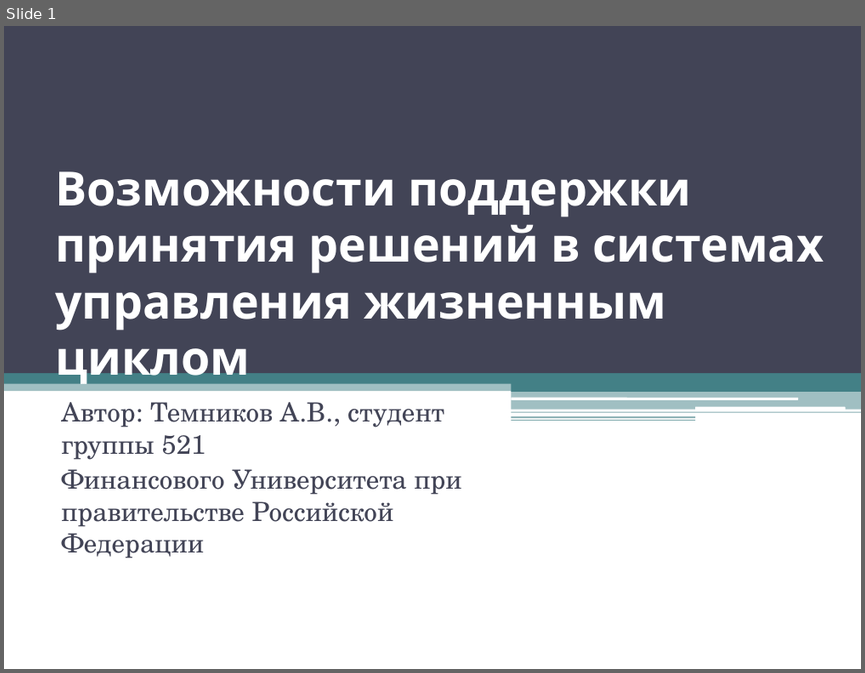
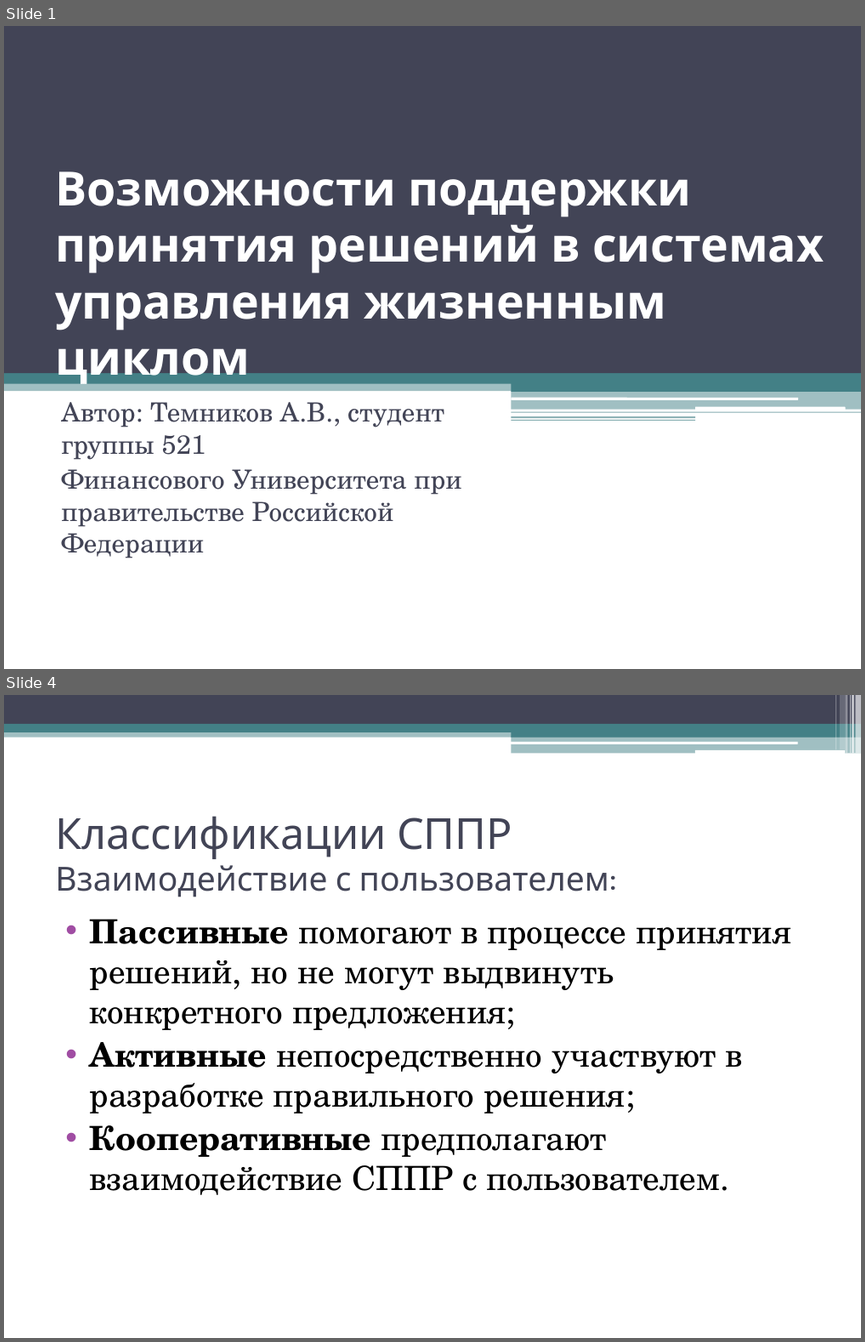
Before and after one commit to andreytemn/university, a slide deck: 5kurs/graf/Tem521PPRpresent.pptx. Shown one above the other, each under a label of ours: slide 1 before the commit, slides 1 and 4 after it; the slides between them are not shown. The pictures are 865x673 and 865x1342 pixels, drawn with LibreOffice and Linux fonts; fonts in the diff are those of the drawing. Boxes give left, top, right and bottom in pixels: in the first picture for what was removed or moved away, otherwise in the second. Text is boxed around its words. In the diff, an @@ line names an element or a change of style, - is before the commit and + after.

```diff
--- a/5kurs/graf/Tem521PPRpresent.pptx
+++ b/5kurs/graf/Tem521PPRpresent.pptx
@@ slide 4 added at [4, 695, 861, 1338], background #FFFFFF @@
@@ rectangle added at [4, 695, 861, 724], fill #424456 @@
@@ rectangle added at [835, 695, 836, 750], fill #FFFFFF at 30% opacity @@
@@ rectangle added at [840, 695, 845, 750], fill #FFFFFF at 20% opacity @@
@@ rectangle added at [846, 695, 848, 754], fill #FFFFFF at 40% opacity @@
@@ rectangle added at [850, 695, 851, 754], fill #FFFFFF at 60% opacity @@
@@ rectangle added at [851, 695, 854, 754], fill #FFFFFF at 65% opacity @@
@@ rectangle added at [856, 695, 861, 754], fill #FFFFFF at 65% opacity @@
@@ rectangle added at [4, 729, 861, 737], fill #438086 at 50% opacity @@
@@ rectangle added at [4, 724, 861, 732], fill #438086 @@
@@ rounded rectangle added at [511, 741, 797, 743], fill #FFFFFF @@
@@ rectangle added at [511, 728, 861, 737], fill #438086 @@
@@ rectangle added at [511, 736, 861, 754], fill #438086 at 50% opacity @@
@@ rounded rectangle added at [694, 750, 845, 754], fill #FFFFFF @@
@@ title added at [55, 816, 609, 897], 27.9 pt, text #424456 @@
+Классификации СППР
+Взаимодействие с пользователем:
@@ text added at [90, 919, 791, 1195], 28 pt, text #000000 @@
+• Пассивные помогают в процессе принятия решений, но не могут выдвинуть конкретного предложения;
+• Активные непосредственно участвуют в разработке правильного решения;
+• Кооперативные предполагают взаимодействие СППР с пользователем.
```
Also in this commit, not shown: 1 slide changed, 4 other slides added, 1 slide removed, 1 other file.
